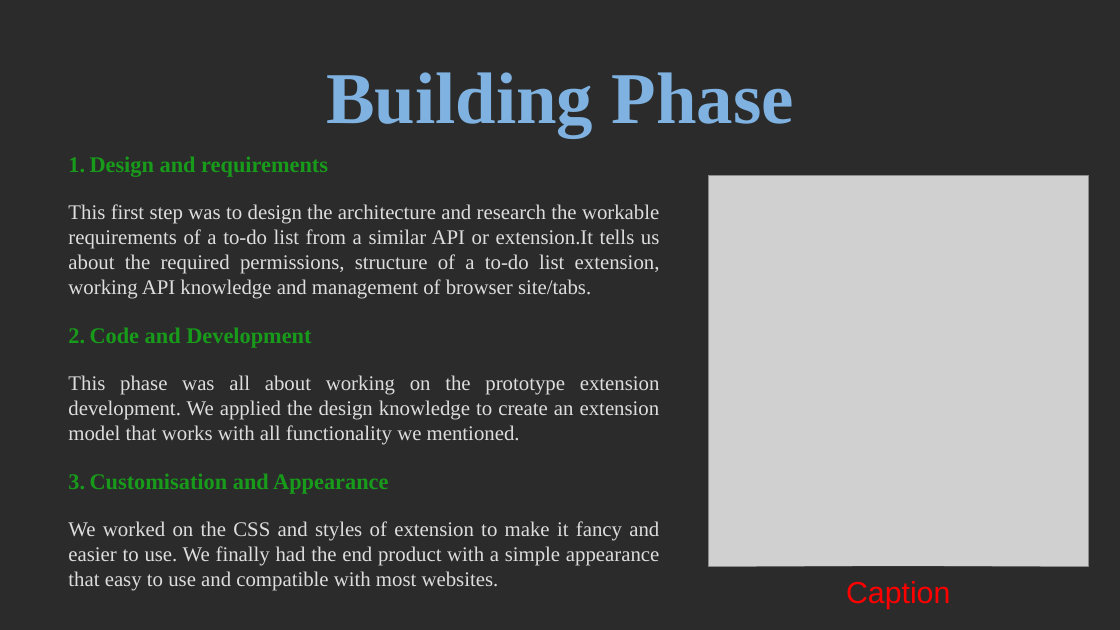
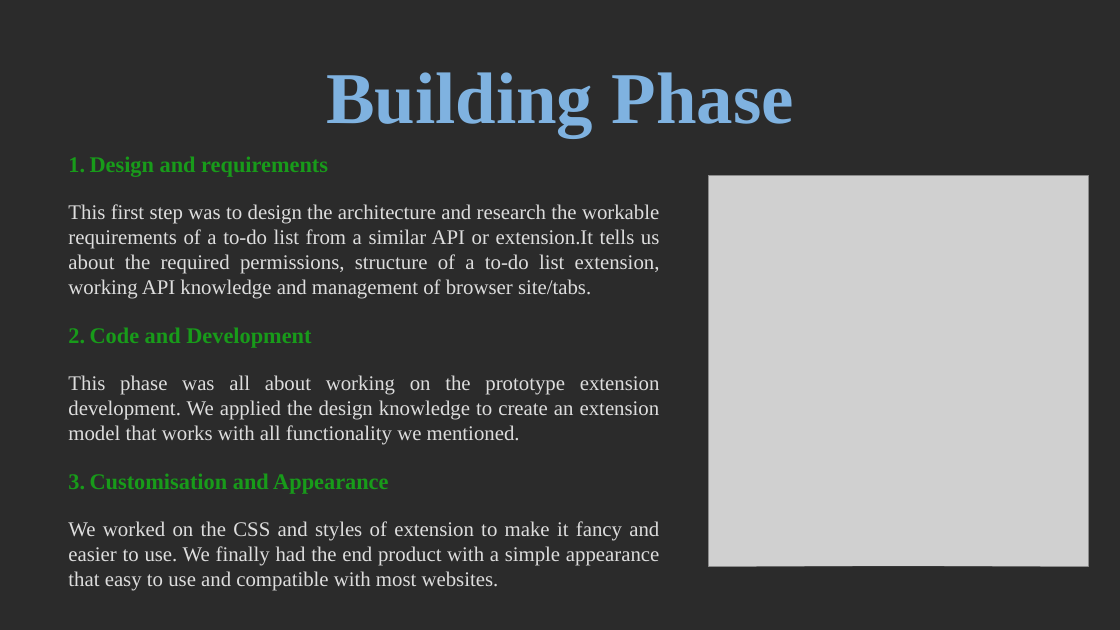
Before and after one commit to yashdahiya0/CS4540-Mozilla-Project-Group-7, a slide deck: slide 6 of doc/phase3/Final Presentation.pptx. Drawn at 1120x630 pixels with LibreOffice and Linux fonts; fonts in the diff are those of the drawing; grey boxes stand for pictures; background and template pictures are left out; a plain dark background stands for a picture behind light text. Boxes give left, top, right and bottom in pixels: in the first picture for what was removed or moved away, otherwise in the second. Text is boxed around its words. In the diff, an @@ line names an element or a change of style, - is before the commit and + after.

```diff
--- a/doc/phase3/Final Presentation.pptx
+++ b/doc/phase3/Final Presentation.pptx
@@ text removed at bbox=[846, 581, 950, 609] @@
-Caption
```
Also in this commit, not shown: 9 other slides changed, 1 slide removed.
